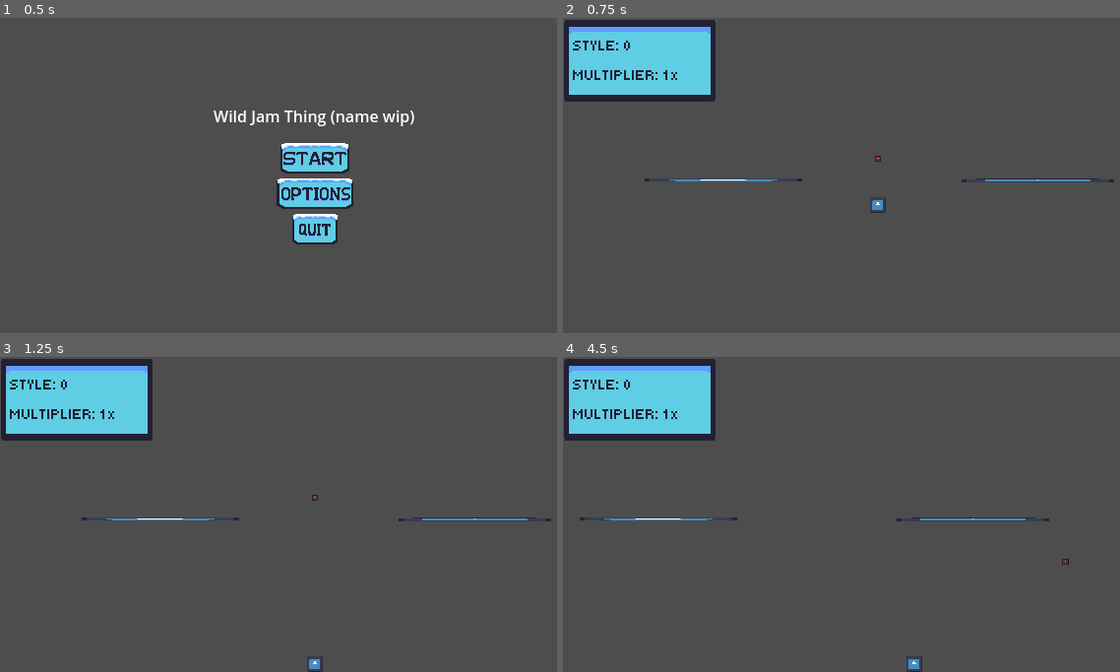
Above: before the commit, frames 1-4 (two rows, left to right).
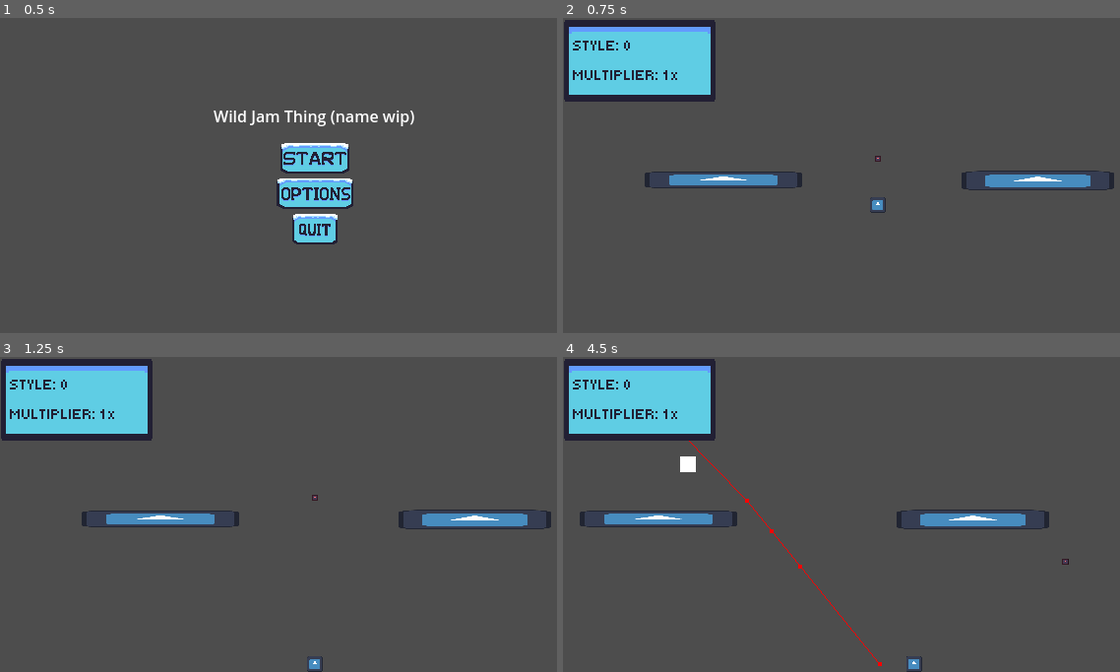
Above: after the commit, the same moments.

Repository: TBNEO/freezer_v2
Game: Godot game, scene res://Ui/main_menu.tscn
The game is run twice, just before and just after one commit, with the same random seed, the same clock (stepped at 60 frames per second) and the same inputs. The engine's default icon, where the game draws it, is replaced by a stand-in: a white triangle on a blue panel in a dark square.
Inputs (mouse positions are in pixels of both pictures, inside the frame that each line leads up to):
- Up to frame 1 (0.5 s): no input
- Up to frame 2 (0.75 s): click (880, 159) at 0.5 s
- Up to frame 3 (1.25 s): no input
- Up to frame 4 (4.5 s): tap Enter at 1.25 s; move the mouse to (1014, 498) at 1.27 s; hold D (right) 1.28-2 s; tap Space (jump) at 1.35, 1.52, 1.82, 3.05 s; click (1014, 498) at 1.42 s; drag from (752, 530) to (847, 577) at 2.02 s; move the mouse to (941, 445) at 2.77 s; hold A (left) 2.78-3.5 s; right-click (941, 445) at 2.85 s; drag from (847, 577) to (691, 467) at 3.52 s; move the mouse to (1064, 561) at 4.27 s; hold D (right) from 4.28 s (still down); tap Delete at 4.35 s

Frame 1 is identical in both runs. In frame 2, 1.7% of the frame differs, in the area x 14-99%, y 48-55%; in frame 3, 1.7%; in frame 4, 2.0%, in the area x 3-88%, y 26-99%.

Commit message:
wave/melle

Diff:
--- a/objects/player/player.tscn
+++ b/objects/player/player.tscn
@@ -7,7 +7,7 @@
 [sub_resource type="RectangleShape2D" id="RectangleShape2D_n4k3p"]
 size = Vector2(16, 16)
 
-[node name="PLAYER" type="CharacterBody2D"]
+[node name="PLAYER" type="CharacterBody2D" groups=["player"]]
 script = ExtResource("1_6tiru")
 
 [node name="CollisionShape2D" type="CollisionShape2D" parent="."]
--- a/project.godot
+++ b/project.godot
@@ -29,6 +29,11 @@
 [editor_plugins]
 
 enabled=PackedStringArray("res://addons/kanban_tasks/plugin.cfg")
+
+[global_group]
+
+player=""
+main=""
 
 [input]
 
--- /dev/null
+++ b/scenes/enemy/nav_enemy.gd
@@ -0,0 +1,55 @@
+extends CharacterBody2D
+
+
+
+
+@export var jump_timer =true
+
+
+const  SPEED = 100
+const JUMP_VELOCITY = -690.0
+
+
+@onready var right: RayCast2D = $right
+@onready var left: RayCast2D = $left
+@onready var head: RayCast2D = $head
+
+@onready var timer: Timer = $Timer
+@onready var navigation_agent_2d: NavigationAgent2D = $NavigationAgent2D
+
+@onready var player = get_tree().get_first_node_in_group("player")
+
+func _physics_process(delta: float) -> void:
+
+	if not is_on_floor():
+		velocity += get_gravity() * delta
+	print(jump_timer)
+	if right.is_colliding()and jump_timer == true:
+		velocity.y = JUMP_VELOCITY
+		jump_timer=false
+	if left.is_colliding() and jump_timer == true :
+		velocity.y = JUMP_VELOCITY
+		jump_timer=false
+
+
+	var direction = Vector2.ZERO
+	direction  =navigation_agent_2d.get_next_path_position() -global_position
+	direction  = direction.normalized()
+	velocity = velocity.lerp(direction*SPEED,delta)
+	if direction:
+		velocity.x = direction.x * SPEED
+	else:
+		velocity.x = move_toward(velocity.x, 0, SPEED)
+
+	move_and_slide()
+
+
+
+
+
+func _on_navigationtimer_timeout() -> void:
+	navigation_agent_2d.target_position = player.global_position
+
+
+func _on_jump_timer_timeout() -> void:
+	jump_timer = true
--- /dev/null
+++ b/scenes/enemy/nav_enemy.tscn
@@ -0,0 +1,46 @@
+[gd_scene load_steps=3 format=3 uid="uid://p54hoqet1gr4"]
+
+[ext_resource type="Script" path="res://scenes/enemy/nav_enemy.gd" id="1_0o0v7"]
+
+[sub_resource type="RectangleShape2D" id="RectangleShape2D_augee"]
+size = Vector2(38, 40)
+
+[node name="nav_enemy" type="CharacterBody2D"]
+scale = Vector2(0.4, 0.4)
+script = ExtResource("1_0o0v7")
+
+[node name="ColorRect" type="ColorRect" parent="."]
+offset_left = -20.0
+offset_top = -21.0
+offset_right = 20.0
+offset_bottom = 19.0
+
+[node name="CollisionShape2D" type="CollisionShape2D" parent="."]
+position = Vector2(0, -1)
+shape = SubResource("RectangleShape2D_augee")
+
+[node name="NavigationAgent2D" type="NavigationAgent2D" parent="."]
+avoidance_enabled = true
+debug_enabled = true
+
+[node name="navigationtimer" type="Timer" parent="."]
+wait_time = 0.4
+autostart = true
+
+[node name="jump_timer" type="Timer" parent="."]
+wait_time = 3.0
+autostart = true
+
+[node name="left" type="RayCast2D" parent="."]
+light_mask = 0
+visibility_layer = 32
+target_position = Vector2(135, -157)
+
+[node name="right" type="RayCast2D" parent="."]
+light_mask = 0
+visibility_layer = 32
+target_position = Vector2(-153, -159)
+
+[connection signal="timeout" from="navigationtimer" to="." method="_on_navigationtimer_timeout"]
+[connection signal="timeout" from="navigationtimer" to="." method="_on_timer_timeout"]
+[connection signal="timeout" from="jump_timer" to="." method="_on_jump_timer_timeout"]
--- a/scenes/gameplay_main.tscn
+++ b/scenes/gameplay_main.tscn
@@ -1,8 +1,14 @@
-[gd_scene load_steps=8 format=3 uid="uid://wc23oia3n6p4"]
+[gd_scene load_steps=10 format=3 uid="uid://wc23oia3n6p4"]
 
 [ext_resource type="Script" path="res://objects/player/crosshair.gd" id="2_vb2iv"]
 [ext_resource type="Texture2D" uid="uid://d4dg06m7vsig3" path="res://icon.svg" id="3_dojtt"]
 [ext_resource type="PackedScene" uid="uid://b6etsfjlk68g7" path="res://objects/player/player.tscn" id="4_hjfkt"]
+[ext_resource type="PackedScene" uid="uid://g5k6dw0rh36w" path="res://scenes/spawner/spawner.tscn" id="4_uru2h"]
+
+[sub_resource type="NavigationPolygon" id="NavigationPolygon_yrmp6"]
+vertices = PackedVector2Array(408, 184, 631.031, 314.922, -153.031, 309.07, 232, 184, 90, 184, 232, 146, -90, 184, -153.961, 10.9688, -90, 146, 631.961, 9.02344, 408, 146, 90, 146)
+polygons = Array[PackedInt32Array]([PackedInt32Array(0, 1, 2, 3), PackedInt32Array(3, 2, 4, 5), PackedInt32Array(6, 4, 2), PackedInt32Array(6, 2, 7, 8), PackedInt32Array(9, 1, 0, 10), PackedInt32Array(7, 9, 10, 5), PackedInt32Array(5, 4, 11), PackedInt32Array(7, 5, 11), PackedInt32Array(7, 11, 8)])
+outlines = Array[PackedVector2Array]([PackedVector2Array(-164, 1, -163, 319, 641, 325, 642, -1)])
 
 [sub_resource type="GDScript" id="GDScript_k0igs"]
 script/source = "extends StaticBody2D
@@ -10,15 +16,13 @@
 
 [sub_resource type="WorldBoundaryShape2D" id="WorldBoundaryShape2D_wucn5"]
 
-[sub_resource type="SegmentShape2D" id="SegmentShape2D_21xru"]
-a = Vector2(-80, 0)
-b = Vector2(80, 0)
+[sub_resource type="RectangleShape2D" id="RectangleShape2D_02523"]
+size = Vector2(160, 18)
 
-[sub_resource type="SegmentShape2D" id="SegmentShape2D_wnnuo"]
-a = Vector2(80, 0)
-b = Vector2(-80, 0)
+[sub_resource type="RectangleShape2D" id="RectangleShape2D_mo130"]
+size = Vector2(156, 18)
 
-[node name="MAIN" type="Node2D"]
+[node name="MAIN" type="Node2D" groups=["main"]]
 
 [node name="Crosshair" type="Node2D" parent="."]
 script = ExtResource("2_vb2iv")
@@ -30,34 +34,39 @@
 
 [node name="Pausable" type="Node" parent="."]
 
-[node name="PLAYER" parent="Pausable" instance=ExtResource("4_hjfkt")]
-position = Vector2(157, 172)
+[node name="NavigationRegion2D" type="NavigationRegion2D" parent="Pausable"]
+navigation_polygon = SubResource("NavigationPolygon_yrmp6")
 
-[node name="StaticBody2D" type="StaticBody2D" parent="Pausable"]
+[node name="StaticBody2D" type="StaticBody2D" parent="Pausable/NavigationRegion2D"]
 script = SubResource("GDScript_k0igs")
 
-[node name="CollisionShape2D" type="CollisionShape2D" parent="Pausable/StaticBody2D"]
+[node name="CollisionShape2D" type="CollisionShape2D" parent="Pausable/NavigationRegion2D/StaticBody2D"]
 position = Vector2(0, 320)
 shape = SubResource("WorldBoundaryShape2D_wucn5")
 
-[node name="platformA" type="CollisionShape2D" parent="Pausable/StaticBody2D"]
+[node name="platformA" type="CollisionShape2D" parent="Pausable/NavigationRegion2D/StaticBody2D"]
 position = Vector2(0, 165)
-shape = SubResource("SegmentShape2D_21xru")
+shape = SubResource("RectangleShape2D_02523")
 one_way_collision = true
 
-[node name="Sprite2D" type="Sprite2D" parent="Pausable/StaticBody2D/platformA"]
+[node name="Sprite2D" type="Sprite2D" parent="Pausable/NavigationRegion2D/StaticBody2D/platformA"]
 position = Vector2(-3.8147e-06, -0.5)
-scale = Vector2(1.25, 0.0234375)
+scale = Vector2(1.25, 0.132812)
 texture = ExtResource("3_dojtt")
 
-[node name="platformB" type="CollisionShape2D" parent="Pausable/StaticBody2D"]
+[node name="platformB" type="CollisionShape2D" parent="Pausable/NavigationRegion2D/StaticBody2D"]
 position = Vector2(320, 165)
-shape = SubResource("SegmentShape2D_wnnuo")
+shape = SubResource("RectangleShape2D_mo130")
 one_way_collision = true
 
-[node name="Sprite2D2" type="Sprite2D" parent="Pausable/StaticBody2D/platformB"]
+[node name="Sprite2D2" type="Sprite2D" parent="Pausable/NavigationRegion2D/StaticBody2D/platformB"]
 position = Vector2(-0.500163, 0.249999)
-scale = Vector2(1.21094, 0.0273437)
+scale = Vector2(1.21094, 0.152344)
 texture = ExtResource("3_dojtt")
 
+[node name="PLAYER" parent="Pausable/NavigationRegion2D" instance=ExtResource("4_hjfkt")]
+position = Vector2(157, 172)
+
 [node name="EnemyParent" type="Node" parent="Pausable"]
+
+[node name="spawner" parent="." instance=ExtResource("4_uru2h")]
--- /dev/null
+++ b/scenes/spawner/spawner.gd
@@ -0,0 +1,44 @@
+extends Node2D
+
+
+@export var enemy_spawner_node = preload("res://scenes/enemy/nav_enemy.tscn")
+
+var spawn_enemies := []
+
+@export var spawn_points : Array [Marker2D]
+@onready var main = get_tree().get_first_node_in_group("main")
+@export var num = 10
+@onready var timer = $Timer
+var spawns := 0:
+	set(value):
+		if value == num:
+			timer.stop()
+		else:
+			spawns = value
+			timer.start()
+
+var can_spawn : bool = true
+func _process(delta):
+			for i in get_children():
+				if i is Marker2D:
+					spawn_enemies.append(i)
+
+
+
+
+func _on_timer_timeout():
+	var spawn = spawn_enemies[randi()% spawn_enemies.size()]
+	var enemi = enemy_spawner_node.instantiate()
+	enemi.position = spawn.position
+	main.add_child(enemi)
+	#enemi.died.connect(on_enemy_died)
+	spawns += 1
+	var en_node = get_tree().get_nodes_in_group("spawn")
+	#var node = en_node[randi()% en_node.size()]
+
+
+
+
+func on_enemy_died(enemy):
+	spawns -= 1
+	spawn_enemies.erase(spawn_enemies)
--- /dev/null
+++ b/scenes/spawner/spawner.tscn
@@ -0,0 +1,22 @@
+[gd_scene load_steps=2 format=3 uid="uid://g5k6dw0rh36w"]
+
+[ext_resource type="Script" path="res://scenes/spawner/spawner.gd" id="1_rsnf4"]
+
+[node name="spawner" type="Node2D" node_paths=PackedStringArray("spawn_points")]
+script = ExtResource("1_rsnf4")
+spawn_points = [NodePath("Marker2D"), NodePath("Marker2D2"), NodePath("Marker2D3")]
+
+[node name="Timer" type="Timer" parent="."]
+wait_time = 3.0
+autostart = true
+
+[node name="Marker2D" type="Marker2D" parent="."]
+position = Vector2(3, 63)
+
+[node name="Marker2D2" type="Marker2D" parent="."]
+position = Vector2(1, 207)
+
+[node name="Marker2D3" type="Marker2D" parent="."]
+position = Vector2(634, 67)
+
+[connection signal="timeout" from="Timer" to="." method="_on_timer_timeout"]
